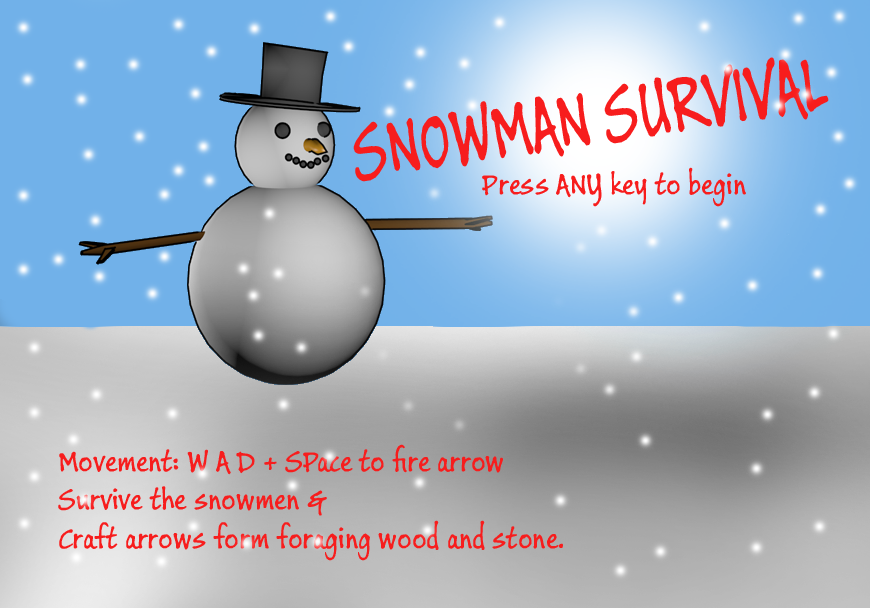
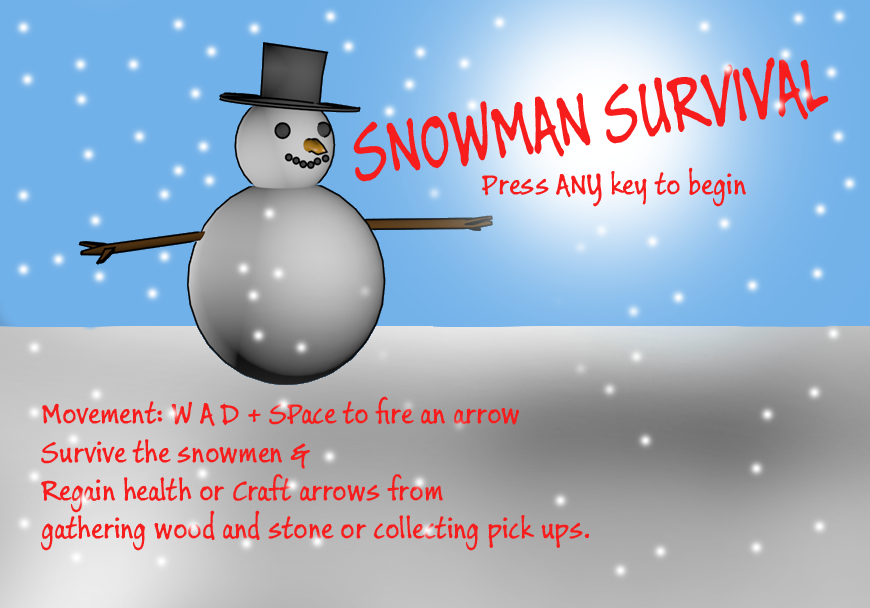
Layers edited between the first and the second 870px x 608px image:
renamed "Movement: W A D + SPace to fire arrow Survive the snowmen & Cra" to "Movement: W A D + SPace to fire an arrow Survive the snowmen &", painted on it over [41, 396, 589, 561]
